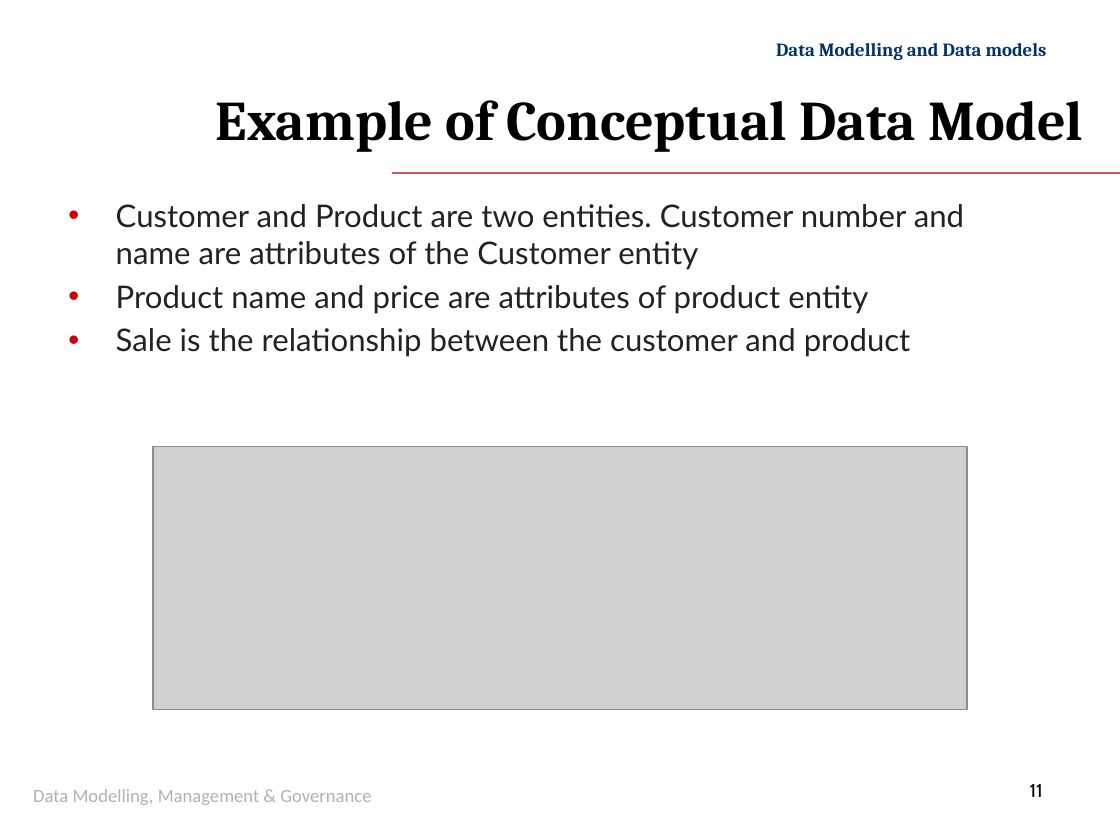
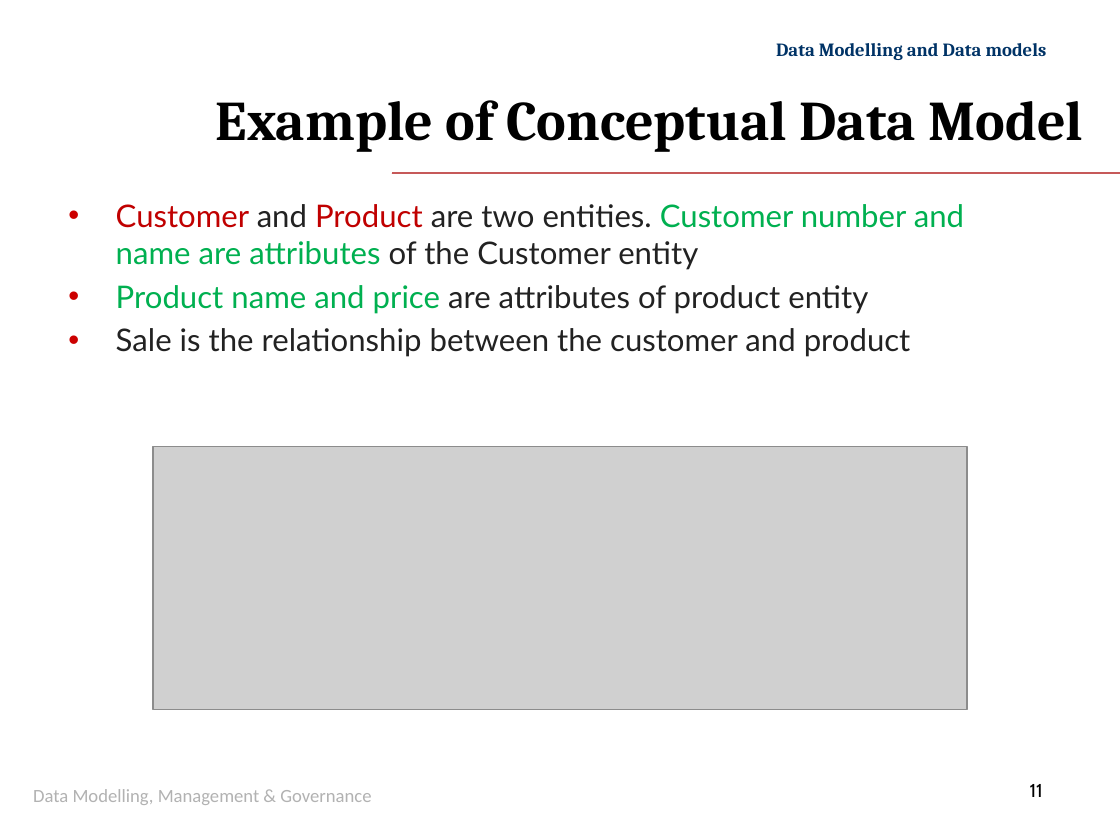
Before and after one commit to GangminLi/GangminLi.github.io, a slide deck: slide 11 of slides/cis108-6/Slides 3.1 - Data Modelling -ERM ERD and RDM.pptx. Drawn at 1120x840 pixels with LibreOffice and Linux fonts; fonts in the diff are those of the drawing; grey boxes stand for pictures; background and template pictures are left out. Boxes give left, top, right and bottom in pixels: in the first picture for what was removed or moved away, otherwise in the second. Text is boxed around its words. In the diff, an @@ line names an element or a change of style, - is before the commit and + after.

```diff
--- a/slides/cis108-6/Slides 3.1 - Data Modelling -ERM ERD and RDM.pptx
+++ b/slides/cis108-6/Slides 3.1 - Data Modelling -ERM ERD and RDM.pptx
@@ text at [116,204,964,314]: text colour #222222 to #C00000 in "Customer Product"; text colour #222222 to #00B050 in "Customer number and name are attributes", "Product name and price" @@
```
Also in this commit, not shown: 5 other slides changed, 12 other files.
